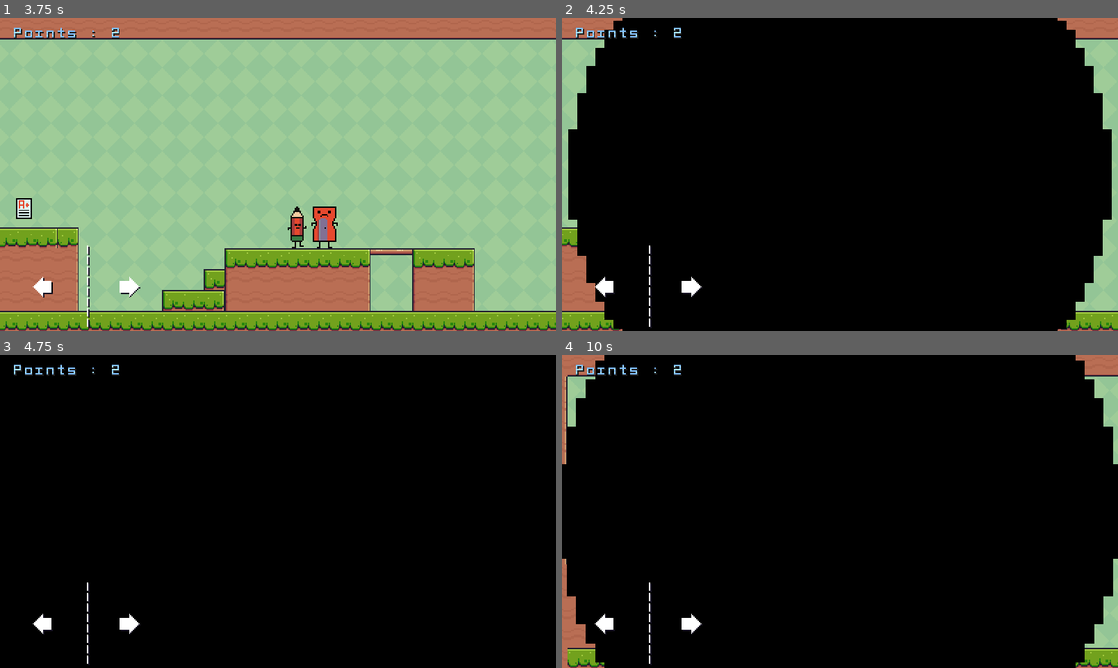
Above: before the commit, frames 1-4 (two rows, left to right).
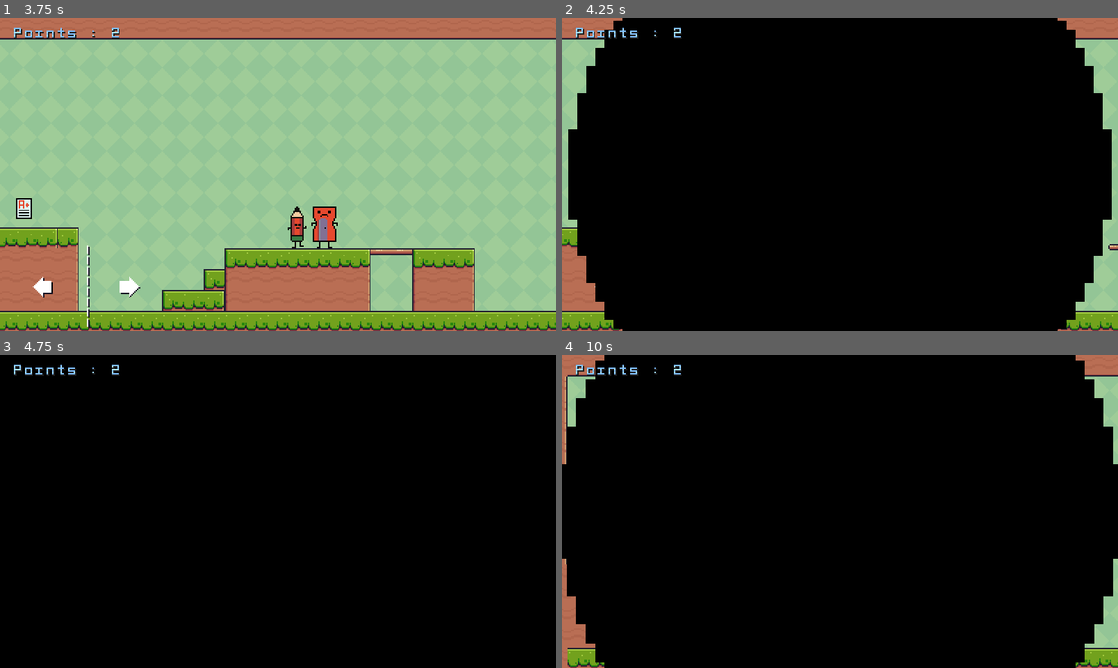
Above: after the commit, the same moments.

Repository: omrfrkkus/pencil_2d_platformer
Game: Godot game, scene res://scenes/levels/level1.tscn
Two runs of this game, one before a commit and one after it. Both use one fixed random seed, a clock stepped at 60 frames per second and the inputs below. This scene is started directly instead of the project's main scene.
Inputs:
- Up to frame 1 (3.75 s): hold Right (right) 0.53-2.03 s; tap Space (jump) at 0.77, 1.52, 3.02 s; hold Left (left) 2.03-2.78 s; hold Right (right) from 2.78 s (still down)
- Up to frame 2 (4.25 s): keep holding Right (right); tap Space (jump) at 3.77 s
- Up to frame 3 (4.75 s): release Right (right) at 4.28 s; hold Left (left) from 4.28 s (still down); tap Space (jump) at 4.52 s
- Up to frame 4 (10 s): release Left (left) at 5.03 s; hold Right (right) 5.03-5.78 s; hold Left (left) 5.78-7.28 s; tap Space (jump) at 6.02, 6.77, 7.52, 9.02, 9.77 s; hold Right (right) 7.28-9.53 s; hold Left (left) from 9.53 s (still down)

Frame 1 is identical in both runs. In frame 2, 0.4% of the frame differs, in the area x 6-100%, y 72-100%; in frame 3, 0.4%; in frame 4, 0.4%.

Commit message:
Platform added
Animated moving platform added to game

Diff:
--- /dev/null
+++ b/scenes/characters/enemies/enemy_eraser.gd
@@ -0,0 +1,36 @@
+extends CharacterBody2D
+
+const SPEED = 70.0
+const JUMP_VELOCITY = -400.0
+
+# Get the gravity from the project settings to be synced with RigidBody nodes.
+var gravity = ProjectSettings.get_setting("physics/2d/default_gravity")
+var move_direction : Vector2 = Vector2.LEFT
+
+@export var transitioner : Transitioner
+# Sınırlar
+@export var left_limit : float
+@export var right_limit : float
+
+func _physics_process(delta):
+	# Add the gravity.
+	if not is_on_floor():
+		velocity.y += gravity * delta
+
+	velocity.x = move_direction.x * SPEED
+
+	# Sınırların kontrolü
+	if position.x <= left_limit and move_direction == Vector2.LEFT:
+		move_direction = Vector2.RIGHT
+	elif position.x >= right_limit and move_direction == Vector2.RIGHT:
+		move_direction = Vector2.LEFT
+
+	move_and_slide()
+
+
+
+func _on_area_2d_body_entered(body):
+	if body.name == "CharacterBody2D":
+		print("Düşmanla temas edildi. Yeniden yükleniyor...")
+		get_tree().paused = true
+		transitioner.set_reload_animation(true)
--- /dev/null
+++ b/scenes/characters/enemies/enemy_eraser.tscn
@@ -0,0 +1,104 @@
+[gd_scene load_steps=15 format=3 uid="uid://de6sau0njx1xf"]
+
+[ext_resource type="Texture2D" uid="uid://b1ueil7rel5cc" path="res://images/enemies/eraser-288x32.png" id="1_ahjnd"]
+[ext_resource type="Script" path="res://scenes/characters/enemies/enemy_eraser.gd" id="1_g5y6h"]
+
+[sub_resource type="AtlasTexture" id="AtlasTexture_50p4r"]
+atlas = ExtResource("1_ahjnd")
+region = Rect2(0, 0, 32, 32)
+
+[sub_resource type="AtlasTexture" id="AtlasTexture_1m7vv"]
+atlas = ExtResource("1_ahjnd")
+region = Rect2(32, 0, 32, 32)
+
+[sub_resource type="AtlasTexture" id="AtlasTexture_dabex"]
+atlas = ExtResource("1_ahjnd")
+region = Rect2(64, 0, 32, 32)
+
+[sub_resource type="AtlasTexture" id="AtlasTexture_y0mbr"]
+atlas = ExtResource("1_ahjnd")
+region = Rect2(96, 0, 32, 32)
+
+[sub_resource type="AtlasTexture" id="AtlasTexture_ryfhi"]
+atlas = ExtResource("1_ahjnd")
+region = Rect2(128, 0, 32, 32)
+
+[sub_resource type="AtlasTexture" id="AtlasTexture_wa2hu"]
+atlas = ExtResource("1_ahjnd")
+region = Rect2(160, 0, 32, 32)
+
+[sub_resource type="AtlasTexture" id="AtlasTexture_15huy"]
+atlas = ExtResource("1_ahjnd")
+region = Rect2(192, 0, 32, 32)
+
+[sub_resource type="AtlasTexture" id="AtlasTexture_pug20"]
+atlas = ExtResource("1_ahjnd")
+region = Rect2(224, 0, 32, 32)
+
+[sub_resource type="AtlasTexture" id="AtlasTexture_4mwjs"]
+atlas = ExtResource("1_ahjnd")
+region = Rect2(256, 0, 32, 32)
+
+[sub_resource type="SpriteFrames" id="SpriteFrames_fu3qr"]
+animations = [{
+"frames": [{
+"duration": 1.0,
+"texture": SubResource("AtlasTexture_50p4r")
+}, {
+"duration": 1.0,
+"texture": SubResource("AtlasTexture_1m7vv")
+}, {
+"duration": 1.0,
+"texture": SubResource("AtlasTexture_dabex")
+}, {
+"duration": 1.0,
+"texture": SubResource("AtlasTexture_y0mbr")
+}, {
+"duration": 1.0,
+"texture": SubResource("AtlasTexture_ryfhi")
+}, {
+"duration": 1.0,
+"texture": SubResource("AtlasTexture_wa2hu")
+}, {
+"duration": 1.0,
+"texture": SubResource("AtlasTexture_15huy")
+}, {
+"duration": 1.0,
+"texture": SubResource("AtlasTexture_pug20")
+}, {
+"duration": 1.0,
+"texture": SubResource("AtlasTexture_4mwjs")
+}],
+"loop": true,
+"name": &"default",
+"speed": 7.0
+}]
+
+[sub_resource type="CapsuleShape2D" id="CapsuleShape2D_30wng"]
+radius = 24.0
+height = 94.0
+
+[sub_resource type="RectangleShape2D" id="RectangleShape2D_4h160"]
+size = Vector2(57, 96)
+
+[node name="EnemyEraser" type="CharacterBody2D"]
+script = ExtResource("1_g5y6h")
+
+[node name="AnimatedSprite2D" type="AnimatedSprite2D" parent="."]
+scale = Vector2(3, 3)
+sprite_frames = SubResource("SpriteFrames_fu3qr")
+autoplay = "default"
+frame_progress = 0.397942
+
+[node name="CollisionShape2D" type="CollisionShape2D" parent="."]
+position = Vector2(-2, 1)
+shape = SubResource("CapsuleShape2D_30wng")
+
+[node name="Area2D" type="Area2D" parent="."]
+position = Vector2(0, 1.5)
+
+[node name="CollisionShape2D" type="CollisionShape2D" parent="Area2D"]
+position = Vector2(-1.5, -1.5)
+shape = SubResource("RectangleShape2D_4h160")
+
+[connection signal="body_entered" from="Area2D" to="." method="_on_area_2d_body_entered"]
--- a/scenes/enemy_sharpener.tscn
+++ b/scenes/characters/enemies/enemy_sharpener.tscn
@@ -1,6 +1,6 @@
 [gd_scene load_steps=15 format=3 uid="uid://b78q3f6nbjjev"]
 
-[ext_resource type="Script" path="res://scenes/enemy_sharpener.gd" id="1_jav0a"]
+[ext_resource type="Script" path="res://scenes/characters/enemies/enemy_sharpener.gd" id="1_jav0a"]
 [ext_resource type="Texture2D" uid="uid://0xqlx4wrsuby" path="res://images/enemies/sharpener-288x32.png" id="2_3uskr"]
 
 [sub_resource type="AtlasTexture" id="AtlasTexture_s6gaj"]
--- a/scenes/main_character.tscn
+++ b/scenes/characters/main/main_character.tscn
@@ -1,6 +1,6 @@
 [gd_scene load_steps=19 format=3 uid="uid://sjoim2ad2w0l"]
 
-[ext_resource type="Script" path="res://scenes/main_character.gd" id="1_di314"]
+[ext_resource type="Script" path="res://scenes/characters/main/main_character.gd" id="1_di314"]
 [ext_resource type="Texture2D" uid="uid://cy0cev8cbblob" path="res://images/pencil_idle-96x32.png" id="2_fglbx"]
 [ext_resource type="Texture2D" uid="uid://bm5fo10jhegur" path="res://images/pencil_jump.png" id="3_tt41y"]
 [ext_resource type="Texture2D" uid="uid://qwxxvyqh4ngx" path="res://images/pencil-running.png" id="4_0r5jj"]
--- a/scenes/levels/level1.tscn
+++ b/scenes/levels/level1.tscn
@@ -1,17 +1,19 @@
-[gd_scene load_steps=15 format=3 uid="uid://d31qpewbyksf4"]
+[gd_scene load_steps=17 format=3 uid="uid://d31qpewbyksf4"]
 
 [ext_resource type="Script" path="res://game_manager.gd" id="1_wv8gq"]
 [ext_resource type="Texture2D" uid="uid://dxuvauedyxoly" path="res://images/background/Green.png" id="2_pddwg"]
 [ext_resource type="Texture2D" uid="uid://hq67av05w1l7" path="res://images/Terrain (16x16).png" id="3_4wi0c"]
-[ext_resource type="PackedScene" uid="uid://sjoim2ad2w0l" path="res://scenes/main_character.tscn" id="4_66qlp"]
+[ext_resource type="PackedScene" uid="uid://sjoim2ad2w0l" path="res://scenes/characters/main/main_character.tscn" id="4_66qlp"]
 [ext_resource type="PackedScene" uid="uid://2fy3j6kohjum" path="res://scenes/collectible.tscn" id="5_geh25"]
 [ext_resource type="PackedScene" uid="uid://bwlq3owfj8aag" path="res://scenes/finish.tscn" id="6_nlgtb"]
 [ext_resource type="PackedScene" uid="uid://drtdi17umgscp" path="res://scenes/levels/level2.tscn" id="7_vyl6f"]
-[ext_resource type="PackedScene" uid="uid://b78q3f6nbjjev" path="res://scenes/enemy_sharpener.tscn" id="8_65764"]
+[ext_resource type="PackedScene" uid="uid://b78q3f6nbjjev" path="res://scenes/characters/enemies/enemy_sharpener.tscn" id="8_65764"]
 [ext_resource type="PackedScene" uid="uid://dg6jrn3kk0vrv" path="res://UI/transitions.tscn" id="9_qn4hc"]
 [ext_resource type="PackedScene" uid="uid://7mkwpdwagvjq" path="res://UI/pause_menu.tscn" id="10_d6v8p"]
 [ext_resource type="FontFile" uid="uid://to2inn4lww5g" path="res://font/CONCHARS.png" id="11_ck2ab"]
 [ext_resource type="PackedScene" uid="uid://bfd2cihkddurq" path="res://UI/mobile_controls.tscn" id="12_nouqw"]
+[ext_resource type="PackedScene" uid="uid://de6sau0njx1xf" path="res://scenes/characters/enemies/enemy_eraser.tscn" id="13_yoc1n"]
+[ext_resource type="PackedScene" uid="uid://b3nibhwp3wemx" path="res://scenes/objects/moving_platform.tscn" id="14_l5p3n"]
 
 [sub_resource type="TileSetAtlasSource" id="TileSetAtlasSource_rthhm"]
 texture = ExtResource("3_4wi0c")
@@ -625,6 +627,7 @@
 vertical_alignment = 1
 
 [node name="MobileControls" parent="UI" instance=ExtResource("12_nouqw")]
+layer = 0
 
 [node name="SceneObjects" type="Node" parent="."]
 process_mode = 1
@@ -670,14 +673,25 @@
 target_level = ExtResource("7_vyl6f")
 transitioner = NodePath("../../UI/Transitions")
 
-[node name="EnemySharpener" parent="SceneObjects" node_paths=PackedStringArray("transitioner") instance=ExtResource("8_65764")]
+[node name="MovingPlatform" parent="SceneObjects" instance=ExtResource("14_l5p3n")]
+position = Vector2(1343, 482)
+
+[node name="Enemies" type="Node" parent="SceneObjects"]
+
+[node name="EnemySharpener" parent="SceneObjects/Enemies" node_paths=PackedStringArray("transitioner") instance=ExtResource("8_65764")]
 position = Vector2(1998, 575)
-transitioner = NodePath("../../UI/Transitions")
+transitioner = NodePath("../../../UI/Transitions")
 left_limit = 1500.0
 right_limit = 2100.0
 
-[node name="EnemySharpener2" parent="SceneObjects" node_paths=PackedStringArray("transitioner") instance=ExtResource("8_65764")]
+[node name="EnemySharpener2" parent="SceneObjects/Enemies" node_paths=PackedStringArray("transitioner") instance=ExtResource("8_65764")]
 position = Vector2(1020, 431)
-transitioner = NodePath("../../UI/Transitions")
+transitioner = NodePath("../../../UI/Transitions")
 left_limit = 700.0
 right_limit = 1050.0
+
+[node name="EnemyEraser" parent="SceneObjects/Enemies" node_paths=PackedStringArray("transitioner") instance=ExtResource("13_yoc1n")]
+position = Vector2(1300, 558)
+transitioner = NodePath("../../../UI/Transitions")
+left_limit = 1250.0
+right_limit = 1500.0
--- a/scenes/levels/level2.tscn
+++ b/scenes/levels/level2.tscn
@@ -3,7 +3,7 @@
 [ext_resource type="Script" path="res://game_manager.gd" id="1_3ufph"]
 [ext_resource type="Texture2D" uid="uid://dv44vy08o511m" path="res://images/background/Blue.png" id="2_lm45h"]
 [ext_resource type="Texture2D" uid="uid://hq67av05w1l7" path="res://images/Terrain (16x16).png" id="3_vxgj6"]
-[ext_resource type="PackedScene" uid="uid://sjoim2ad2w0l" path="res://scenes/main_character.tscn" id="4_dq6a2"]
+[ext_resource type="PackedScene" uid="uid://sjoim2ad2w0l" path="res://scenes/characters/main/main_character.tscn" id="4_dq6a2"]
 [ext_resource type="PackedScene" uid="uid://2fy3j6kohjum" path="res://scenes/collectible.tscn" id="5_elmpa"]
 [ext_resource type="PackedScene" uid="uid://bwlq3owfj8aag" path="res://scenes/finish.tscn" id="6_dr2sq"]
 [ext_resource type="PackedScene" uid="uid://v2eqgrmknqct" path="res://scenes/main_menu.tscn" id="7_bnrid"]
@@ -667,3 +667,4 @@
 vertical_alignment = 1
 
 [node name="MobileControls" parent="UI" instance=ExtResource("11_60h45")]
+layer = 0
--- /dev/null
+++ b/scenes/objects/moving_platform.tscn
@@ -0,0 +1,66 @@
+[gd_scene load_steps=6 format=3 uid="uid://b3nibhwp3wemx"]
+
+[ext_resource type="Texture2D" uid="uid://hq67av05w1l7" path="res://images/Terrain (16x16).png" id="1_eigaf"]
+
+[sub_resource type="RectangleShape2D" id="RectangleShape2D_ldkr2"]
+size = Vector2(144, 15)
+
+[sub_resource type="Animation" id="Animation_xkaw0"]
+length = 0.001
+tracks/0/type = "value"
+tracks/0/imported = false
+tracks/0/enabled = true
+tracks/0/path = NodePath(".:position")
+tracks/0/interp = 1
+tracks/0/loop_wrap = true
+tracks/0/keys = {
+"times": PackedFloat32Array(0),
+"transitions": PackedFloat32Array(1),
+"update": 0,
+"values": [Vector2(100, 0)]
+}
+
+[sub_resource type="Animation" id="Animation_023fk"]
+resource_name = "move_loop"
+length = 2.0
+loop_mode = 1
+tracks/0/type = "value"
+tracks/0/imported = false
+tracks/0/enabled = true
+tracks/0/path = NodePath(".:position")
+tracks/0/interp = 1
+tracks/0/loop_wrap = true
+tracks/0/keys = {
+"times": PackedFloat32Array(0, 1, 2),
+"transitions": PackedFloat32Array(1, 1, 1),
+"update": 0,
+"values": [Vector2(0, 0), Vector2(100, 0), Vector2(0, 0)]
+}
+
+[sub_resource type="AnimationLibrary" id="AnimationLibrary_h8hp2"]
+_data = {
+"RESET": SubResource("Animation_xkaw0"),
+"move_loop": SubResource("Animation_023fk")
+}
+
+[node name="MovingPlatform" type="Node2D"]
+
+[node name="Platform" type="AnimatableBody2D" parent="."]
+position = Vector2(100, 0)
+metadata/_edit_group_ = true
+
+[node name="Sprite2D" type="Sprite2D" parent="Platform"]
+scale = Vector2(3, 3)
+texture = ExtResource("1_eigaf")
+region_enabled = true
+region_rect = Rect2(272, 16, 48, 8)
+
+[node name="CollisionShape2D" type="CollisionShape2D" parent="Platform"]
+position = Vector2(0, -4.5)
+shape = SubResource("RectangleShape2D_ldkr2")
+
+[node name="AnimationPlayer" type="AnimationPlayer" parent="Platform"]
+libraries = {
+"": SubResource("AnimationLibrary_h8hp2")
+}
+autoplay = "move_loop"
Binary file added: images/enemies/eraser-288x32.png
Not shown, added: images/enemies/eraser-288x32.png.import
Binary file added: images/enemies/eraser-32x32.png
Not shown, added: images/enemies/eraser-32x32.png.import
Renamed: scenes/enemy_sharpener.gd -> scenes/characters/enemies/enemy_sharpener.gd
Renamed: scenes/main_character.gd -> scenes/characters/main/main_character.gd
